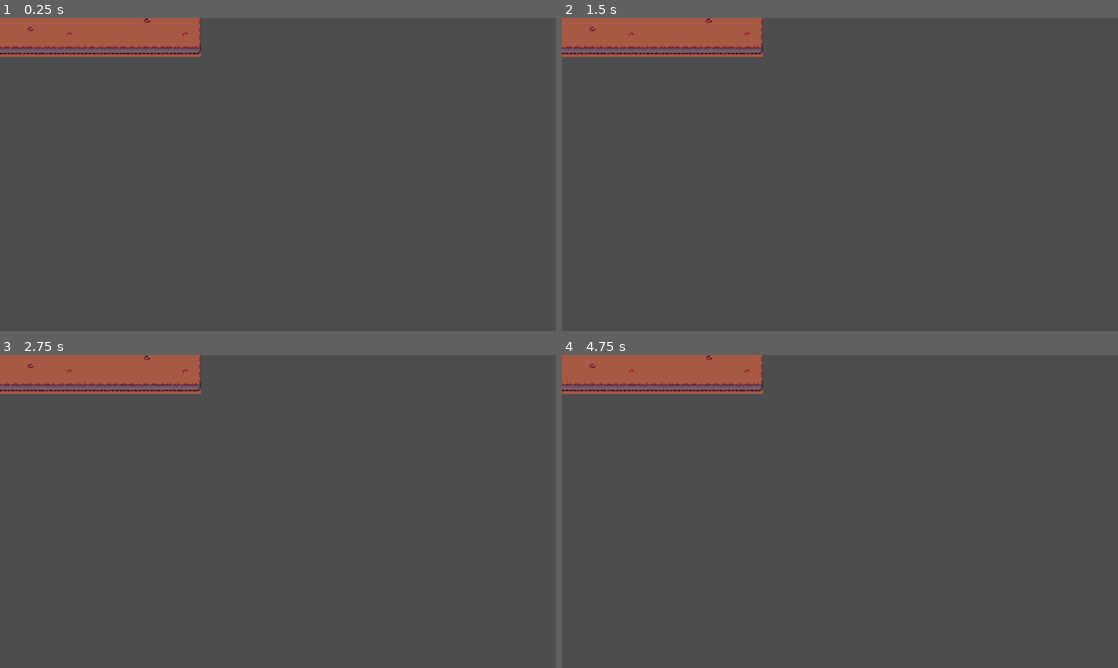
Above: before the commit, frames 1-4 (two rows, left to right).
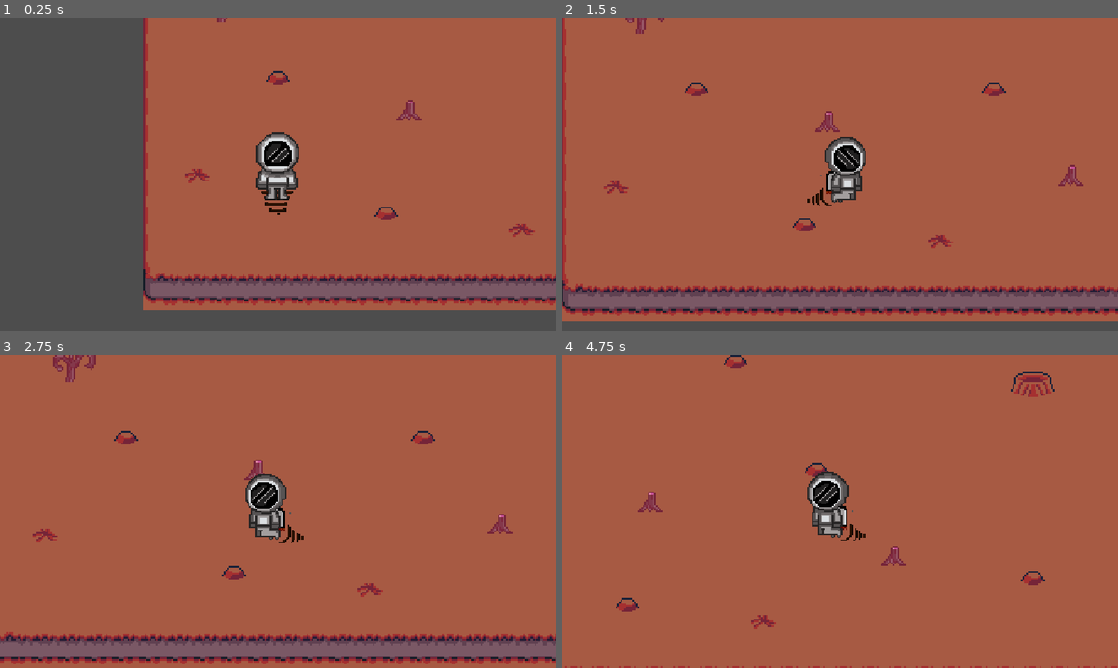
Above: after the commit, the same moments.

Repository: andreacisc/group3-2d-game
Game: Godot game, scene res://Level 1/level_1.tscn
Same seed, same stepped clock (60 frames per second), same inputs: the game is played once before the commit and once after it. This scene is started directly instead of the project's main scene.
Inputs (mouse positions are in pixels of both pictures, inside the frame that each line leads up to):
- Up to frame 1 (0.25 s): no input
- Up to frame 2 (1.5 s): tap Enter (ui_accept) at 0.5 s; move the mouse to (962, 158) at 0.52 s; press the mouse at (962, 158) at 0.53 s; hold D (move_right) from 0.53 s (still down); tap W (jump) at 0.77 s; move the mouse to (728, 190) at 1.27 s; release the mouse at (728, 190) at 1.28 s; tap Q (use_stim) at 1.35 s
- Up to frame 3 (2.75 s): tap W (jump) at 1.52 s; move the mouse to (333, 442) at 2.02 s; release D (move_right) at 2.03 s; press the mouse at (333, 442) at 2.03 s; hold A (move_left) from 2.03 s (still down)
- Up to frame 4 (4.75 s): move the mouse to (812, 574) at 2.77 s; release A (move_left) at 2.78 s; release the mouse at (812, 574) at 2.78 s; hold D (move_right) 2.78-4.28 s; tap Q (use_stim) at 2.85, 4.35 s; tap W (jump) at 3.02, 3.77, 4.52 s; move the mouse to (1006, 558) at 3.52 s; press the mouse at (1006, 558) at 3.53 s; move the mouse to (673, 464) at 4.27 s; release the mouse at (673, 464) at 4.28 s; hold A (move_left) from 4.28 s (still down)

The runs differ from the first frame. In frame 1, 70% of the frame differs, in the area x 0-100%, y 0-94%; in frame 2, 91%; in frame 3, 95%; in frame 4, 96%, in the area x 0-100%, y 0-100%.

Commit message:
animated character in level 1

Diff:
--- /dev/null
+++ b/our-2d-game/Level 1/astronaunt_player.gd
@@ -0,0 +1,31 @@
+extends CharacterBody2D
+
+
+@export var move_speed: float = 100.0
+
+
+
+func _process(delta: float) -> void:
+
+	var direction : Vector2 = Vector2.ZERO
+
+	if direction.y == 0 and direction.x == 0:
+		$AnimatedSprite2D.play("idle")
+
+	if Input.is_action_pressed("move_left"):
+		$AnimatedSprite2D.play("left_right")
+		$AnimatedSprite2D.flip_h = false
+	elif Input.is_action_pressed("move_right"):
+		$AnimatedSprite2D.play("left_right")
+		$AnimatedSprite2D.flip_h = true
+
+
+	direction.x = Input.get_action_strength("move_right") - Input.get_action_strength("move_left")
+	direction.y = Input.get_action_strength("move_down") - Input.get_action_strength("move_up")
+
+	velocity = direction * move_speed
+
+
+func _physics_process(delta: float) -> void:
+
+	move_and_slide()
--- a/our-2d-game/Level 1/level_1.tscn
+++ b/our-2d-game/Level 1/level_1.tscn
@@ -1,9 +1,11 @@
-[gd_scene load_steps=12 format=4 uid="uid://senerjavroxc"]
+[gd_scene load_steps=31 format=4 uid="uid://senerjavroxc"]
 
 [ext_resource type="Texture2D" uid="uid://byj6ap7s03b0p" path="res://Assets/astronaut_farm_free/decoration/Outdoor Decoration_free.png" id="1_at6ta"]
 [ext_resource type="Texture2D" uid="uid://bmqkleuqwhae7" path="res://Assets/astronaut_farm_free/tiles/land.png" id="2_84yjs"]
 [ext_resource type="Texture2D" uid="uid://bf5idrmp5agbc" path="res://Assets/astronaut_farm_free/tiles/path.png" id="3_4cqoj"]
 [ext_resource type="Texture2D" uid="uid://cid1ndyc4x0jb" path="res://Assets/astronaut_farm_free/tiles/world barrier.png" id="4_ffpgb"]
+[ext_resource type="Script" uid="uid://c0wjd1qdyvnne" path="res://Level 1/astronaunt_player.gd" id="5_4cqoj"]
+[ext_resource type="Texture2D" uid="uid://bapsw8m8wxqed" path="res://Assets/astronaut/space man.png" id="6_ffpgb"]
 
 [sub_resource type="TileSetAtlasSource" id="TileSetAtlasSource_ws576"]
 texture = ExtResource("1_at6ta")
@@ -158,12 +160,161 @@
 [sub_resource type="TileSet" id="TileSet_3rc6u"]
 sources/0 = SubResource("TileSetAtlasSource_p0nlf")
 
+[sub_resource type="CapsuleShape2D" id="CapsuleShape2D_igsx4"]
+radius = 15.0
+height = 52.0
+
+[sub_resource type="AtlasTexture" id="AtlasTexture_4cqoj"]
+atlas = ExtResource("6_ffpgb")
+region = Rect2(0, 0, 340, 500)
+
+[sub_resource type="AtlasTexture" id="AtlasTexture_ffpgb"]
+atlas = ExtResource("6_ffpgb")
+region = Rect2(340, 0, 340, 500)
+
+[sub_resource type="AtlasTexture" id="AtlasTexture_igsx4"]
+atlas = ExtResource("6_ffpgb")
+region = Rect2(680, 0, 340, 500)
+
+[sub_resource type="AtlasTexture" id="AtlasTexture_exrw0"]
+atlas = ExtResource("6_ffpgb")
+region = Rect2(1020, 0, 340, 500)
+
+[sub_resource type="AtlasTexture" id="AtlasTexture_oemq7"]
+atlas = ExtResource("6_ffpgb")
+region = Rect2(1360, 0, 340, 500)
+
+[sub_resource type="AtlasTexture" id="AtlasTexture_srghp"]
+atlas = ExtResource("6_ffpgb")
+region = Rect2(0, 1000, 340, 500)
+
+[sub_resource type="AtlasTexture" id="AtlasTexture_jtme1"]
+atlas = ExtResource("6_ffpgb")
+region = Rect2(340, 1000, 340, 500)
+
+[sub_resource type="AtlasTexture" id="AtlasTexture_qo0pu"]
+atlas = ExtResource("6_ffpgb")
+region = Rect2(680, 1000, 340, 500)
+
+[sub_resource type="AtlasTexture" id="AtlasTexture_rsvaq"]
+atlas = ExtResource("6_ffpgb")
+region = Rect2(1020, 1000, 340, 500)
+
+[sub_resource type="AtlasTexture" id="AtlasTexture_twomw"]
+atlas = ExtResource("6_ffpgb")
+region = Rect2(1360, 1000, 340, 500)
+
+[sub_resource type="AtlasTexture" id="AtlasTexture_wf6lb"]
+atlas = ExtResource("6_ffpgb")
+region = Rect2(0, 500, 340, 500)
+
+[sub_resource type="AtlasTexture" id="AtlasTexture_2oos5"]
+atlas = ExtResource("6_ffpgb")
+region = Rect2(340, 500, 340, 500)
+
+[sub_resource type="AtlasTexture" id="AtlasTexture_ctqfl"]
+atlas = ExtResource("6_ffpgb")
+region = Rect2(680, 500, 340, 500)
+
+[sub_resource type="AtlasTexture" id="AtlasTexture_caxxy"]
+atlas = ExtResource("6_ffpgb")
+region = Rect2(1020, 500, 340, 500)
+
+[sub_resource type="AtlasTexture" id="AtlasTexture_jho8l"]
+atlas = ExtResource("6_ffpgb")
+region = Rect2(1360, 500, 340, 500)
+
+[sub_resource type="SpriteFrames" id="SpriteFrames_srghp"]
+animations = [{
+"frames": [{
+"duration": 1.0,
+"texture": SubResource("AtlasTexture_4cqoj")
+}, {
+"duration": 1.0,
+"texture": SubResource("AtlasTexture_ffpgb")
+}, {
+"duration": 1.0,
+"texture": SubResource("AtlasTexture_igsx4")
+}, {
+"duration": 1.0,
+"texture": SubResource("AtlasTexture_exrw0")
+}, {
+"duration": 1.0,
+"texture": SubResource("AtlasTexture_oemq7")
+}],
+"loop": true,
+"name": &"idle",
+"speed": 6.0
+}, {
+"frames": [{
+"duration": 1.0,
+"texture": SubResource("AtlasTexture_srghp")
+}, {
+"duration": 1.0,
+"texture": SubResource("AtlasTexture_jtme1")
+}, {
+"duration": 1.0,
+"texture": SubResource("AtlasTexture_qo0pu")
+}, {
+"duration": 1.0,
+"texture": SubResource("AtlasTexture_rsvaq")
+}, {
+"duration": 1.0,
+"texture": SubResource("AtlasTexture_twomw")
+}],
+"loop": true,
+"name": &"left_right",
+"speed": 6.0
+}, {
+"frames": [{
+"duration": 1.0,
+"texture": SubResource("AtlasTexture_wf6lb")
+}, {
+"duration": 1.0,
+"texture": SubResource("AtlasTexture_2oos5")
+}, {
+"duration": 1.0,
+"texture": SubResource("AtlasTexture_ctqfl")
+}, {
+"duration": 1.0,
+"texture": SubResource("AtlasTexture_caxxy")
+}, {
+"duration": 1.0,
+"texture": SubResource("AtlasTexture_jho8l")
+}],
+"loop": true,
+"name": &"up",
+"speed": 6.0
+}]
+
 [node name="Level1Scene" type="Node2D"]
 
 [node name="TileMapLayer" type="TileMapLayer" parent="."]
 tile_map_data = PackedByteArray("AAABAAMAAgABAAIAAAABAAQAAgABAAMAAAACAAMAAgABAAIAAAACAAQAAgABAAMAAAADAAMAAgABAAIAAAADAA …(7360 unchanged characters)…
 tile_set = SubResource("TileSet_k7365")
 
-[node name="TileMapLayer" type="TileMapLayer" parent="TileMapLayer"]
+[node name="TileMapLayer2" type="TileMapLayer" parent="."]
 tile_map_data = PackedByteArray("AAASAPj/AAAOAAAAAAASAPn/AAAOAAEAAAATAPj/AAAPAAAAAAATAPn/AAAPAAEAAAD///z/AAAMAAEAAAAAAP …(720 unchanged characters)…
 tile_set = SubResource("TileSet_3rc6u")
+
+[node name="astronaunt_player" type="CharacterBody2D" parent="."]
+script = ExtResource("5_4cqoj")
+
+[node name="CollisionShape2D" type="CollisionShape2D" parent="astronaunt_player"]
+shape = SubResource("CapsuleShape2D_igsx4")
+
+[node name="AnimatedSprite2D" type="AnimatedSprite2D" parent="astronaunt_player"]
+position = Vector2(-1.9999962, -1)
+scale = Vector2(0.21872567, 0.21872565)
+sprite_frames = SubResource("SpriteFrames_srghp")
+animation = &"idle"
+frame_progress = 0.2906505
+
+[node name="Camera2D" type="Camera2D" parent="astronaunt_player/AnimatedSprite2D"]
+position = Vector2(9.143857, 4.5719376)
+scale = Vector2(4.571937, 4.5719376)
+zoom = Vector2(3.5, 3.5)
+process_callback = 0
+position_smoothing_enabled = true
+position_smoothing_speed = 10.0
+rotation_smoothing_enabled = true
--- a/our-2d-game/project.godot
+++ b/our-2d-game/project.godot
@@ -57,6 +57,16 @@
 "events": [Object(InputEventKey,"resource_local_to_scene":false,"resource_name":"","device":-1,"window_id":0,"alt_press …(192 unchanged characters)…
 ]
 }
+move_up={
+"deadzone": 0.2,
+"events": [Object(InputEventKey,"resource_local_to_scene":false,"resource_name":"","device":-1,"window_id":0,"alt_pressed":false,"shift_pressed":false,"ctrl_pressed":false,"meta_pressed":false,"pressed":false,"keycode":0,"physical_keycode":87,"key_label":0,"unicode":119,"location":0,"echo":false,"script":null)
+]
+}
+move_down={
+"deadzone": 0.2,
+"events": [Object(InputEventKey,"resource_local_to_scene":false,"resource_name":"","device":-1,"window_id":0,"alt_pressed":false,"shift_pressed":false,"ctrl_pressed":false,"meta_pressed":false,"pressed":false,"keycode":0,"physical_keycode":83,"key_label":0,"unicode":115,"location":0,"echo":false,"script":null)
+]
+}
 
 [rendering]
 
Not shown, added: our-2d-game/Level 1/astronaunt_player.gd.uid
